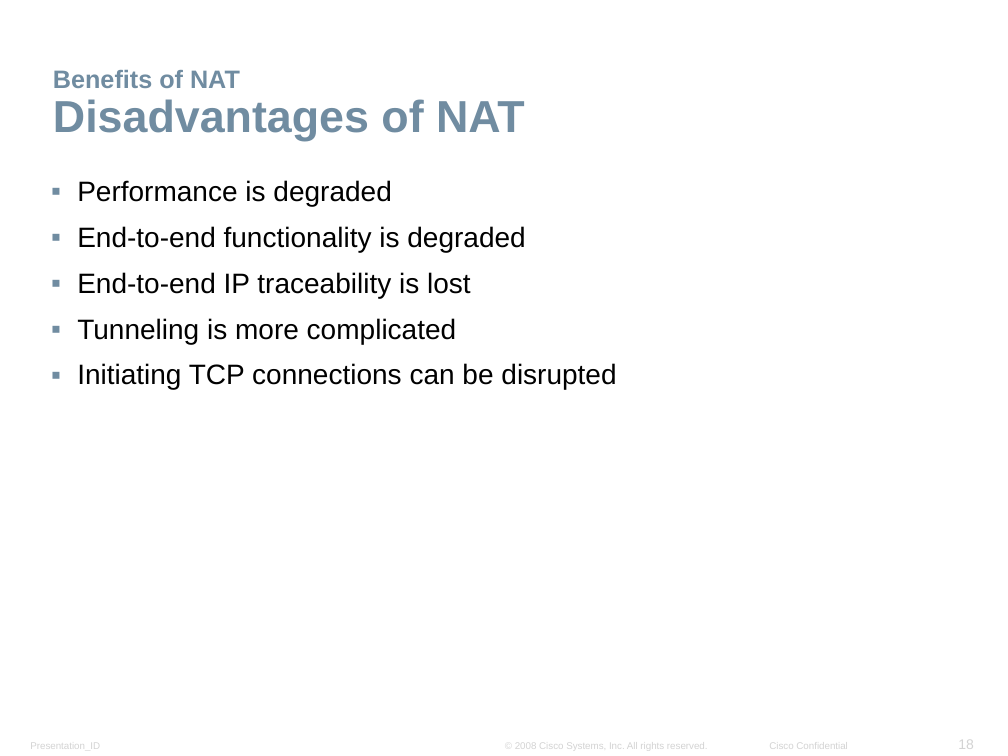
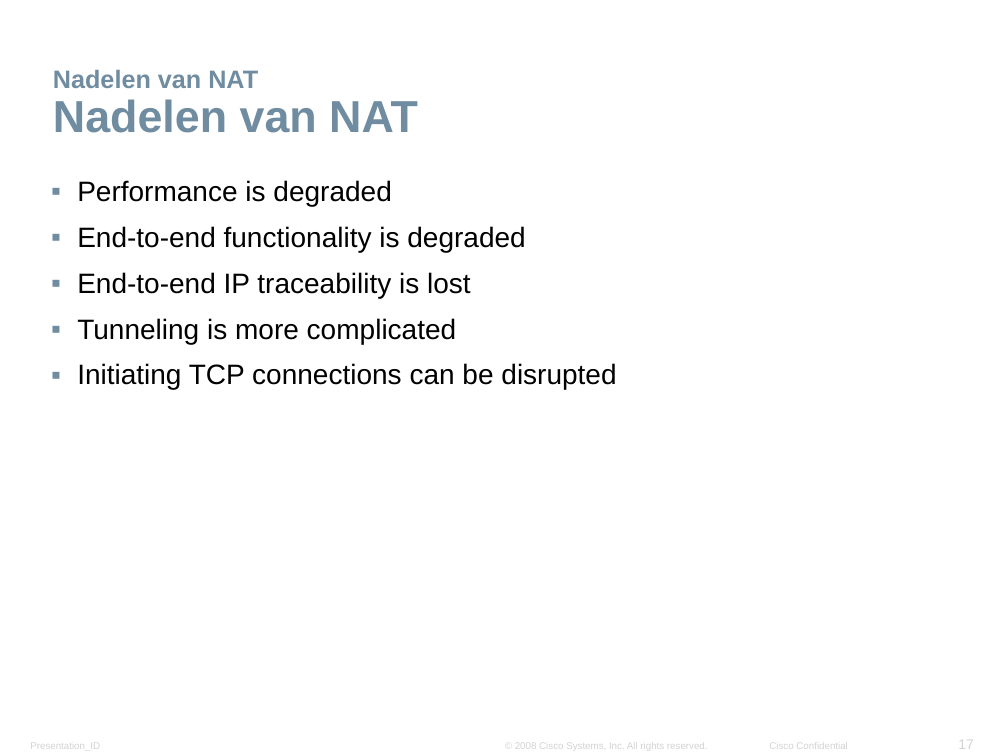
Before and after one commit to kenzot11/Presentatie-NAT, a slide deck: slide 17 of Networking Advanced - Chapter5 - NAT.pptx (slide 18 before the commit). Drawn at 1008x756 pixels with LibreOffice and Linux fonts; fonts in the diff are those of the drawing; background and template pictures are left out. Boxes give left, top, right and bottom in pixels: in the first picture for what was removed or moved away, otherwise in the second. Text is boxed around its words. In the diff, an @@ line names an element or a change of style, - is before the commit and + after.

```diff
--- a/Networking Advanced - Chapter5 - NAT.pptx
+++ b/Networking Advanced - Chapter5 - NAT.pptx
@@ title at bbox=[53, 70, 418, 133]: text changed; size 32 to 18 pt @@
-Benefits of NAT
-Disadvantages of NAT
+Nadelen van NAT
+Nadelen van NAT
@@ page number at bbox=[958, 740, 974, 749]: text changed @@
-18
+17
```
Also in this commit, not shown: 22 other slides changed, 1 slide removed.
